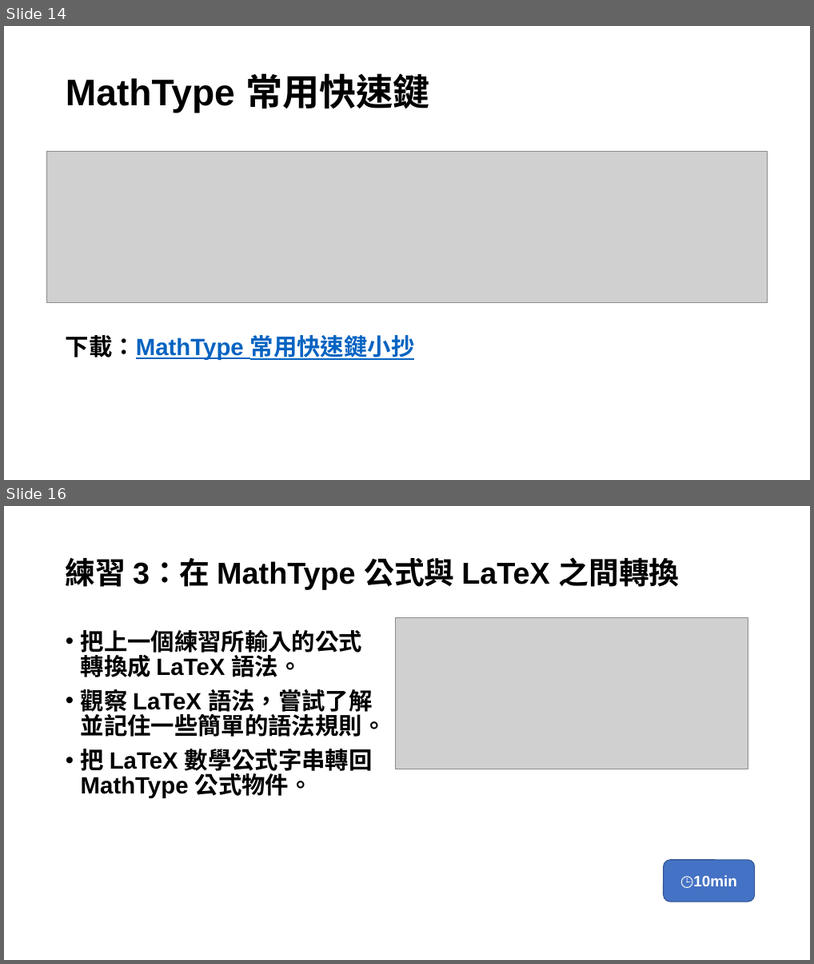
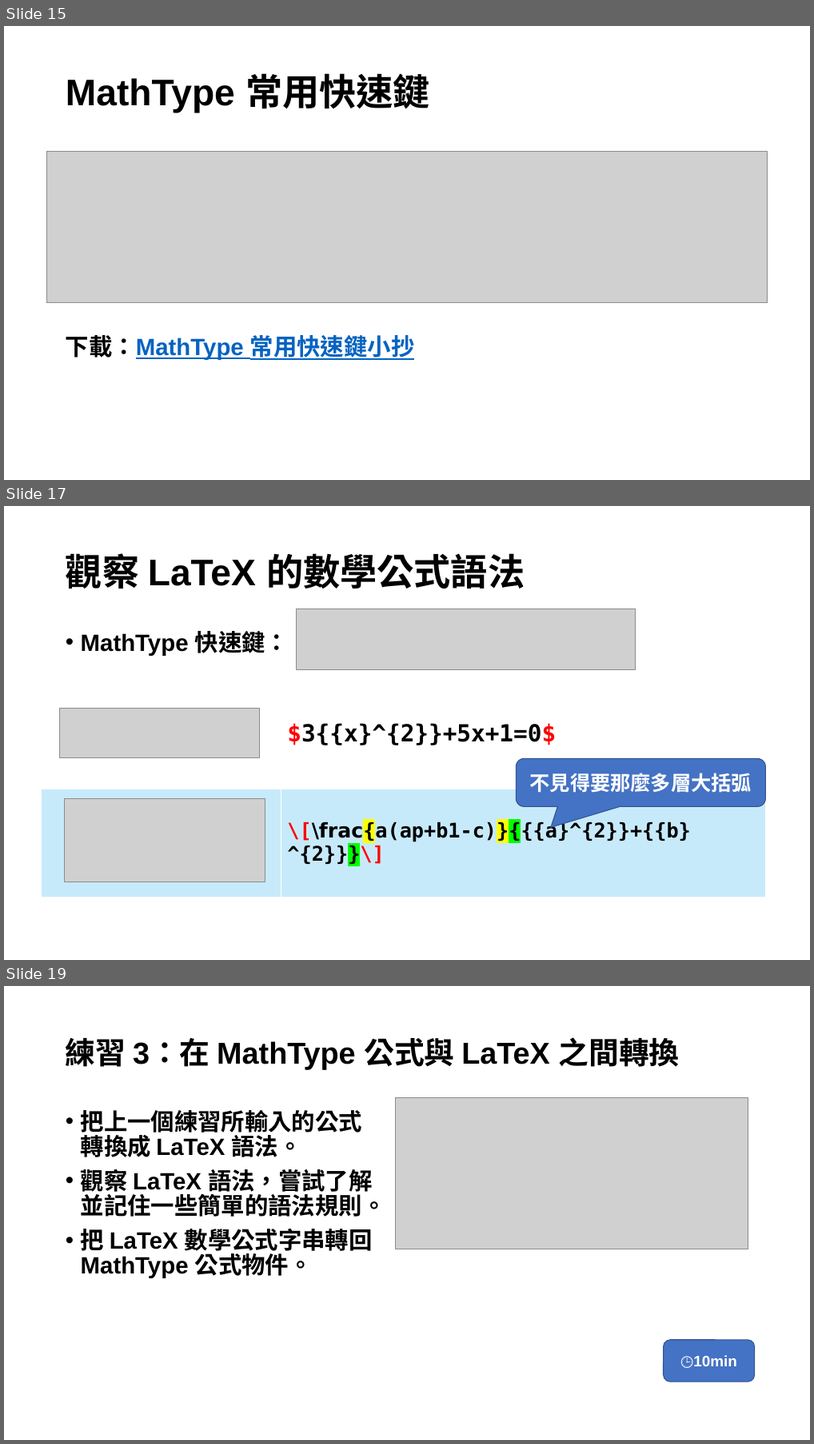
Before and after one commit to huanlin/VisualAids, a slide deck: Seminar/視障輔助教材轉檔研討會/投影片.pptx. Shown one above the other, each under a label of ours: slides 14 and 16 before the commit, slides 15, 17 and 19 after it; the slides between them are not shown. The pictures are 814x964 and 814x1444 pixels, drawn with LibreOffice and Linux fonts; fonts in the diff are those of the drawing; grey boxes stand for pictures. Boxes give left, top, right and bottom in pixels: in the first picture for what was removed or moved away, otherwise in the second. Text is boxed around its words. In the diff, an @@ line names an element or a change of style, - is before the commit and + after.

```diff
--- a/Seminar/視障輔助教材轉檔研討會/投影片.pptx
+++ b/Seminar/視障輔助教材轉檔研討會/投影片.pptx
@@ slide 17 added at [4,506,810,960], background #FFFFFF @@
@@ title added at [66,553,525,588], 44 pt, text #000000, bold @@
+觀察 LaTeX 的數學公式語法
@@ picture added at [296,609,635,670] @@
@@ text added at [81,631,289,656], 28 pt, text #000000, bold @@
+• MathType 快速鍵：
@@ table added at [42,680,766,896], 2 rows, 2 columns @@
+ | $3{{x}^{2}}+5x+1=0$
+ | \[\frac{a(ap+b1-c)}{{{a}^{2}}+{{b}^{2}}}\]
@@ picture added at [60,708,260,758] @@
@@ rounded speech box added at [516,758,766,806], fill #4472C4, outline #325491 1 pt, 24 pt, text #FFFFFF, bold @@
+不見得要那麼多層大括弧
@@ picture added at [64,799,265,882] @@
@@ what was slide 14 is now slide 15 @@
@@ what was slide 16 is now slide 19 @@
```
Also in this commit, not shown: 4 slides changed, 13 other slides added.
